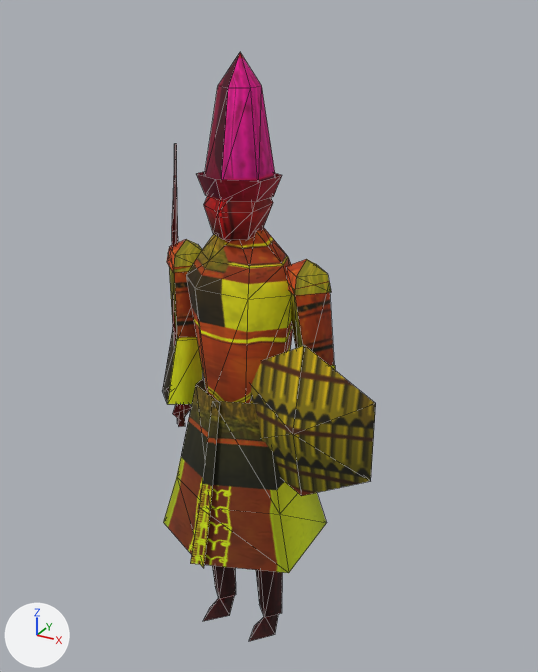
A saved change to the glTF model ordo/assets/models/units/kip_jooker_lod1.glb.
Camera for both pictures: a camera (50 mm lens) standing at (1.146, -1.912, 2.178) and looking at (0.06, 0.062, 1.191). The lights are fixed; the arrows at lower left show +X, +Y and +Z. The first picture is the older version. Mesh edges are drawn as thin lines. Vertices at exactly the same position are counted once.

Names of what the first picture shows: 'kip_jooker_lod1'.
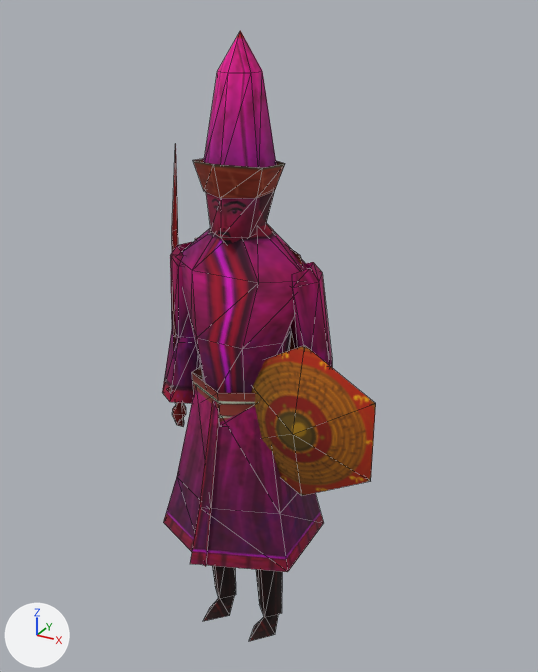
Pixel boxes [x1, y1, x2, y2] of what changed, in the pictures (538 x 672 px; the box of a moved part takes in the faces that stretch with it):
'kip_jooker_lod1', reshaped
    before: [162, 52, 376, 641]
    after: [162, 30, 376, 641]
part 1 of me_kip_jooker_lod1, moved or reshaped
    before: [196, 172, 282, 202]
    after: [193, 159, 285, 198]
part 2 of me_kip_jooker_lod1, rebuilt
    before: [204, 196, 273, 242]
    after: [206, 191, 275, 246]
part 3 of me_kip_jooker_lod1, rebuilt (7% taller)
    before: [204, 52, 276, 181]
    after: [204, 30, 276, 168]
part 4 of me_kip_jooker_lod1, rebuilt
    before: [162, 328, 203, 404]
    after: [162, 330, 201, 403]
part 5 of me_kip_jooker_lod1, rebuilt
    before: [168, 254, 197, 338]
    after: [170, 242, 194, 338]
part 6 of me_kip_jooker_lod1, rebuilt
    before: [288, 281, 334, 366]
    after: [290, 262, 332, 366]
part 7 of me_kip_jooker_lod1, added (red)
    after: [192, 367, 255, 422]
part 8 of me_kip_jooker_lod1, cut back
    before: [167, 144, 331, 427]
    after: [170, 144, 302, 427]
part 9 of me_kip_jooker_lod1, recoloured
    both: [163, 227, 376, 639]

The change, as a diff of the scene's bpy script:
```diff
--- a/ordo/assets/models/units/kip_jooker_lod1.glb.py
+++ b/ordo/assets/models/units/kip_jooker_lod1.glb.py
@@ me_kip_jooker_lod1 @@
 # used by ob_kip_jooker_lod1; location = (0.0, 0.0, 0.0)
-me_kip_jooker_lod1.from_pydata(...)  # 249 vertices, 289 faces; spans x -0.34..0.5, y -0.28..0.26, z 0.03..2.07
+me_kip_jooker_lod1.from_pydata(...)  # 247 vertices, 282 faces; spans x -0.33..0.5, y -0.28..0.31, z 0.03..2.12
+# me_kip_jooker_lod1 part 1: the loose piece of 14 vertices spanning x -0.11..0.11, y -0.14..0.12, z 1.66..1.74 is scaled about its middle by (1.06, 1.06, 1.39), then moved by (0.0, 0.0, 0.03)
+# me_kip_jooker_lod1 part 2: the loose piece of 22 vertices spanning x -0.08..0.08, y -0.13..0.1, z 1.52..1.73 is rebuilt with 14 vertices and now spans x -0.09..0.09, y -0.12..0.11, z 1.51..1.72
+# me_kip_jooker_lod1 part 3: the loose piece of 15 vertices spanning x -0.09..0.09, y -0.12..0.1, z 1.71..2.07 is rebuilt with 15 vertices and now spans x -0.1..0.1, y -0.12..0.1, z 1.73..2.12
+# me_kip_jooker_lod1 part 4: the loose piece of 8 vertices spanning x -0.34..-0.18, y -0.09..0.1, z 0.9..1.16 is rebuilt with 10 vertices and now spans x -0.33..-0.19, y -0.07..0.08, z 0.9..1.16
+# me_kip_jooker_lod1 part 5: the loose piece of 8 vertices spanning x -0.31..-0.14, y -0.07..0.1, z 1.14..1.44 is rebuilt with 15 vertices and now spans x -0.3..-0.14, y -0.06..0.08, z 1.13..1.48
+# me_kip_jooker_lod1 part 6: the loose piece of 8 vertices spanning x 0.14..0.31, y -0.07..0.1, z 1.14..1.44 is rebuilt with 15 vertices and now spans x 0.14..0.3, y -0.06..0.08, z 1.13..1.48
+# me_kip_jooker_lod1 part 7: a new loose piece of 14 vertices spanning x -0.15..0.15, y -0.16..0.15, z 0.94..1.07, in mat_kipchak_units
+# me_kip_jooker_lod1 part 8
+# 54 vertices are removed from x -0.3..0.3, y -0.09..0.09, z 0.54..1.79
+# 88 faces are deleted
+# 3 vertices in x -0.03..0.03, y -0.08..0.06, z 1.57 move by (0.0, 0.01, 0.02)
+# 25 vertices move from x -0.28..0.26, y -0.28..0.26, z 0.46..1.57 to x -0.28..0.25, y -0.27..0.27, z 0.46..1.59
+# 32 vertices are added at x -0.29..0.29, y -0.09..0.31, z 0.52..1.52
+# 50 new faces join them
+# me_kip_jooker_lod1 part 9: 106 kept faces spanning x -0.28..0.5, y -0.28..0.27, z 0.03..1.59 get new vertex colours
+# other edits to the shape of me_kip_jooker_lod1 do not show in these pictures
 me_kip_jooker_lod1.materials.append(mat_kipchak_units)
```
